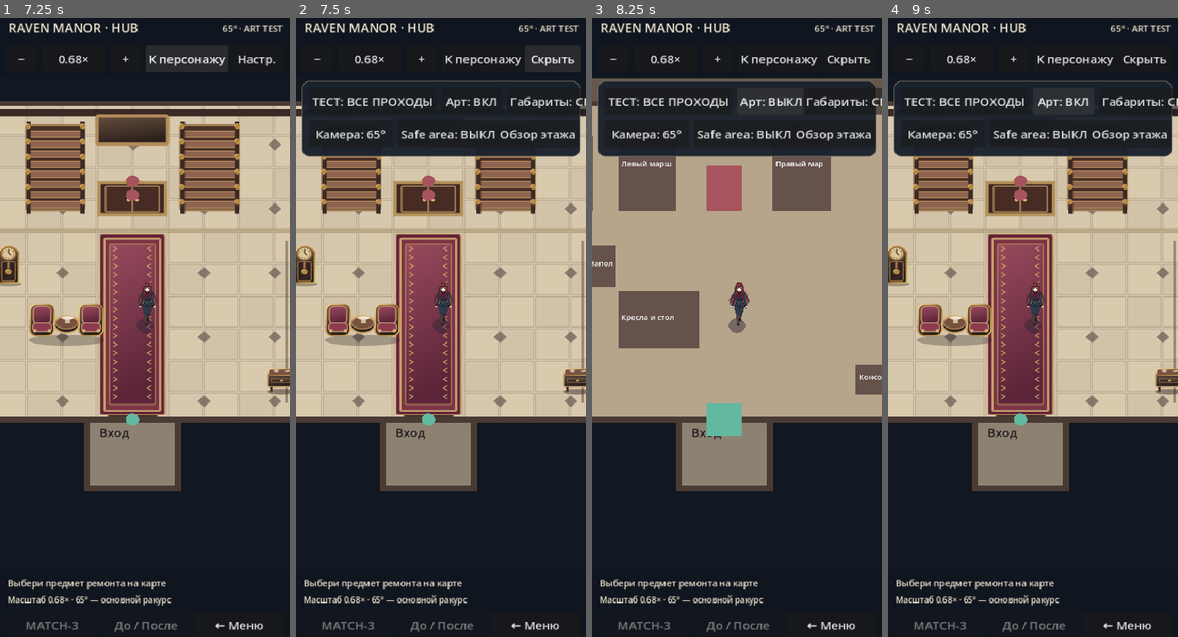
Above: before the commit, frames 1-4 (left to right).
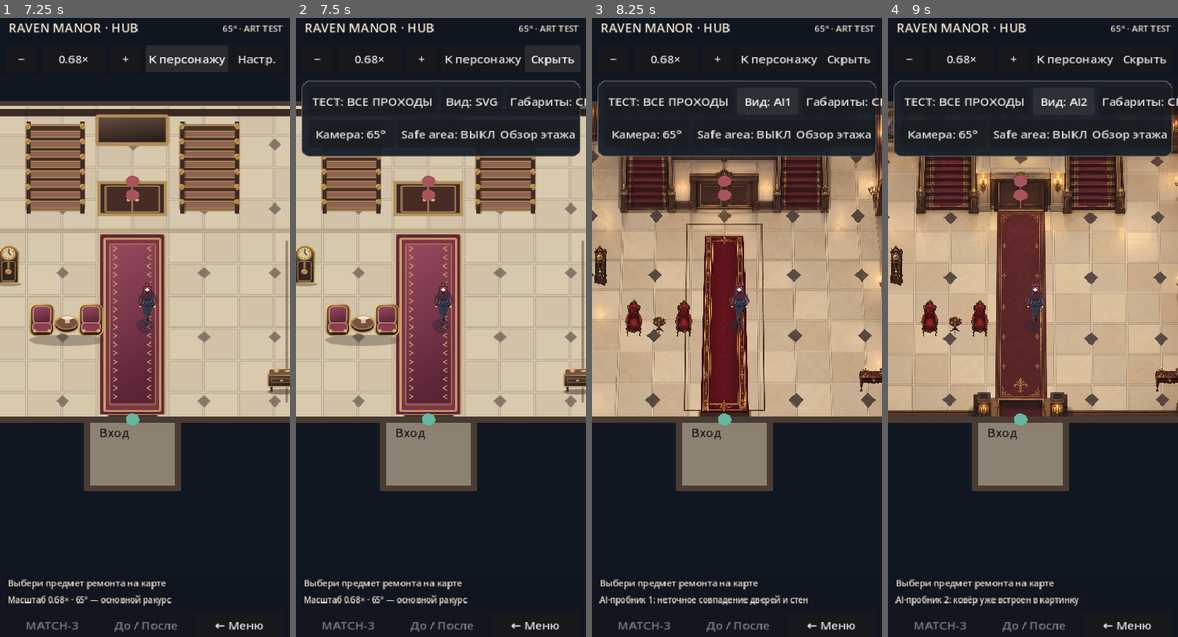
Above: after the commit, the same moments.

Repository: bezdredoff/RavenManor-Godot
Game: Godot game, scene res://scenes/raven/prototype_launcher.tscn
Same seed, same stepped clock (60 frames per second), same inputs: the game is played once before the commit and once after it.
Inputs:
- Up to frame 1 (7.25 s): click "ПРОВЕРИТЬ ОБЩУЮ КАРТУ" at 0.5 s; click "−" at 1.25 s; click "0.63×" at 2 s; click "0.74×" at 2.75 s; click "0.80×" at 3.5 s; click "0.68×" at 4.25 s; click "+" at 5 s; click "0.87×" at 5.75 s; click "К персонажу" at 6.5 s
- Up to frame 2 (7.5 s): click "Настр." at 7.25 s
- Up to frame 3 (8.25 s): click "Арт: ВКЛ" (after the commit: "Вид: SVG") at 8 s
- Up to frame 4 (9 s): click "Арт: ВЫКЛ" (after the commit: "Вид: AI1") at 8.75 s

Frame 1 is identical in both runs. In frame 2, 0.1% of the frame differs, in the area x 51-70%, y 12-15%; in frame 3, 26%; in frame 4, 29%, in the area x 0-100%, y 12-95%.

Commit message:
Preview authentic generated Hall backgrounds and separate PNG props alongside SVG and greybox art modes

Diff:
--- a/scripts/raven/season1_map_greybox.gd
+++ b/scripts/raven/season1_map_greybox.gd
@@ -11,6 +11,15 @@
 const HALL_SEATS = preload("res://assets/prototypes/map_calibration/seating_cluster.svg")
 const HALL_CONSOLE = preload("res://assets/prototypes/map_calibration/console.svg")
 const HALL_GALLERY = preload("res://assets/prototypes/map_calibration/ancestor_gallery.svg")
+# Unretouched generator PNGs: experimental, non-spatially-locked art.
+const AI_HALL_TWIN = preload("res://assets/raven/hall/generated_pilot/backgrounds/hall_twin_staircases.png")
+const AI_HALL_CRIMSON = preload("res://assets/raven/hall/generated_pilot/backgrounds/hall_crimson_stairways.png")
+const AI_CLOCK = preload("res://assets/raven/hall/generated_pilot/props/grandfather_clock.png")
+const AI_CHAIR = preload("res://assets/raven/hall/generated_pilot/props/armchair_clean.png")
+const AI_SIDE_TABLE = preload("res://assets/raven/hall/generated_pilot/props/round_side_table.png")
+const AI_RUG = preload("res://assets/raven/hall/generated_pilot/props/burgundy_runner.png")
+const AI_CONSOLE = preload("res://assets/raven/hall/generated_pilot/props/entry_console.png")
+const AI_GALLERY = preload("res://assets/raven/hall/generated_pilot/props/ancestor_gallery_composite.png")
 const CAMERA_ANGLES := [45, 55, 65]
 const CELL := 25
 const WALL_MARGIN := 28.0
@@ -33,6 +42,8 @@
 var camera_elevation := DEFAULT_CAMERA_ELEVATION
 var floor_depth_ratio := sin(deg_to_rad(float(DEFAULT_CAMERA_ELEVATION)))
 var art_enabled := true
+# 0: original SVG, 1: generated twin staircase, 2: generated crimson version, 3: bounds-only greybox
+var art_variant := 0
 var debug_art_bounds := false
 var dragging := false
 var drag_distance := 0.0
@@ -134,7 +145,7 @@
 	add_child(debug_panel)
 	toggle_button = _button("ТЕСТ: ВСЕ ПРОХОДЫ", Vector2.ZERO, Vector2(150, 36), _toggle_explore, debug_panel)
 	camera_button = _button("Камера: 65°", Vector2.ZERO, Vector2(110, 36), _cycle_camera, debug_panel)
-	art_button = _button("Арт: ВКЛ", Vector2.ZERO, Vector2(88, 36), _toggle_art, debug_panel)
+	art_button = _button("Вид: SVG", Vector2.ZERO, Vector2(88, 36), _toggle_art, debug_panel)
 	bounds_button = _button("Габариты: СКР", Vector2.ZERO, Vector2(110, 36), _toggle_bounds, debug_panel)
 	safe_button = _button("Safe area: ВЫКЛ", Vector2.ZERO, Vector2(110, 36), _toggle_safe_viewport, debug_panel)
 	overview_button = _button("Обзор этажа", Vector2.ZERO, Vector2(110, 36), _overview, debug_panel)
@@ -347,8 +358,21 @@
 
 
 func _toggle_art() -> void:
-	art_enabled = not art_enabled
-	art_button.text = "Арт: ВКЛ" if art_enabled else "Арт: ВЫКЛ"
+	art_variant = (art_variant + 1) % 4
+	art_enabled = art_variant != 3
+	match art_variant:
+		0:
+			art_button.text = "Вид: SVG"
+			status_label.text = "Проверочный SVG: геометрия и старые пропорции"
+		1:
+			art_button.text = "Вид: AI1"
+			status_label.text = "AI-пробник 1: неточное совпадение дверей и стен"
+		2:
+			art_button.text = "Вид: AI2"
+			status_label.text = "AI-пробник 2: ковёр уже встроен в картинку"
+		3:
+			art_button.text = "Вид: ПЛАН"
+			status_label.text = "Габаритный greybox без текстур"
 	queue_redraw()
 
 
@@ -571,12 +595,27 @@
 			return
 
 func _pilot_texture(asset_id: String) -> Texture2D:
+	if art_variant == 1 or art_variant == 2:
+		match asset_id:
+			"RM-ASSET-HALL-CLOCK": return AI_CLOCK
+			"RM-ASSET-HALL-CONSOLE": return AI_CONSOLE
+			"RM-ASSET-HALL-GALLERY": return AI_GALLERY
+		return null
 	match asset_id:
 		"RM-ASSET-HALL-CLOCK": return HALL_CLOCK
 		"RM-ASSET-HALL-SEATS": return HALL_SEATS
 		"RM-ASSET-HALL-CONSOLE": return HALL_CONSOLE
 		"RM-ASSET-HALL-GALLERY": return HALL_GALLERY
 	return null
+
+
+func _draw_ai_seating(seating_bounds: Rect2) -> void:
+	# The generated source contains ONE chair: instantiate twice around a separate table.
+	# This is compositional calibration only. Do not alter existing collision rectangles.
+	var p := seating_bounds.position
+	draw_texture_rect(AI_CHAIR, Rect2(p + Vector2(2, 12), Vector2(58, 96)), false)
+	draw_texture_rect(AI_CHAIR, Rect2(p + Vector2(101, 12), Vector2(58, 96)), false)
+	draw_texture_rect(AI_SIDE_TABLE, Rect2(p + Vector2(58, 53), Vector2(46, 46)), false)
 
 
 func _draw() -> void:
@@ -589,8 +628,15 @@
 		var r := _room_rect(room)
 		draw_rect(r, Color(str(room.color)))
 		if art_enabled and str(room.id) == "RM-ROOM-HALL":
-			draw_texture_rect(HALL_SHELL, r, false)
-			draw_texture_rect(HALL_RUG, Rect2(785, 435, 130, 396), false)
+			if art_variant == 0:
+				draw_texture_rect(HALL_SHELL, r, false)
+				draw_texture_rect(HALL_RUG, Rect2(785, 435, 130, 396), false)
+			elif art_variant == 1:
+				draw_texture_rect(AI_HALL_TWIN, r, false)
+				draw_texture_rect(AI_RUG, Rect2(785, 435, 130, 396), false)
+			else:
+				# The second illustration already contains a carpet; do not double-bake it.
+				draw_texture_rect(AI_HALL_CRIMSON, r, false)
 		else:
 			var upper_wall := PackedVector2Array([
 				r.position + Vector2(0, 0),
@@ -616,7 +662,11 @@
 		var restored := bool(repaired_in_preview.get(str(item.id), false))
 		var texture := _pilot_texture(str(item.id)) if art_enabled else null
 		var embedded_in_shell := art_enabled and str(item.id) in ["RM-ASSET-HALL-STAIRS-L", "RM-ASSET-HALL-STAIRS-R"]
-		if texture != null:
+		if art_enabled and (art_variant == 1 or art_variant == 2) and str(item.id) == "RM-ASSET-HALL-SEATS":
+			_draw_ai_seating(r)
+			if restored:
+				draw_rect(r, Color(0.22, 0.7, 0.49, 0.28))
+		elif texture != null:
 			draw_texture_rect(texture, r, false)
 			if restored:
 				draw_rect(r, Color(0.22, 0.7, 0.49, 0.28))
